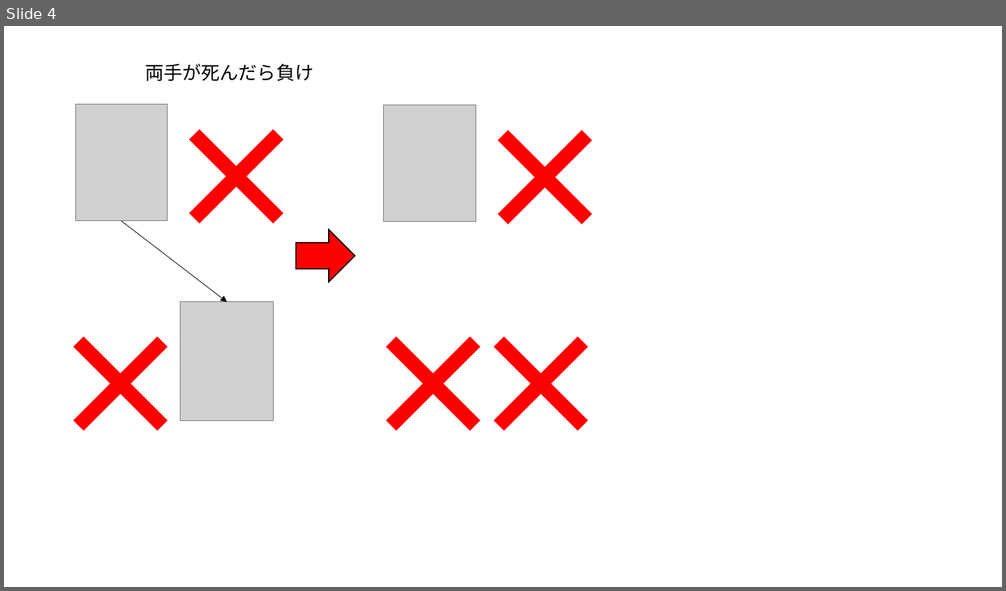
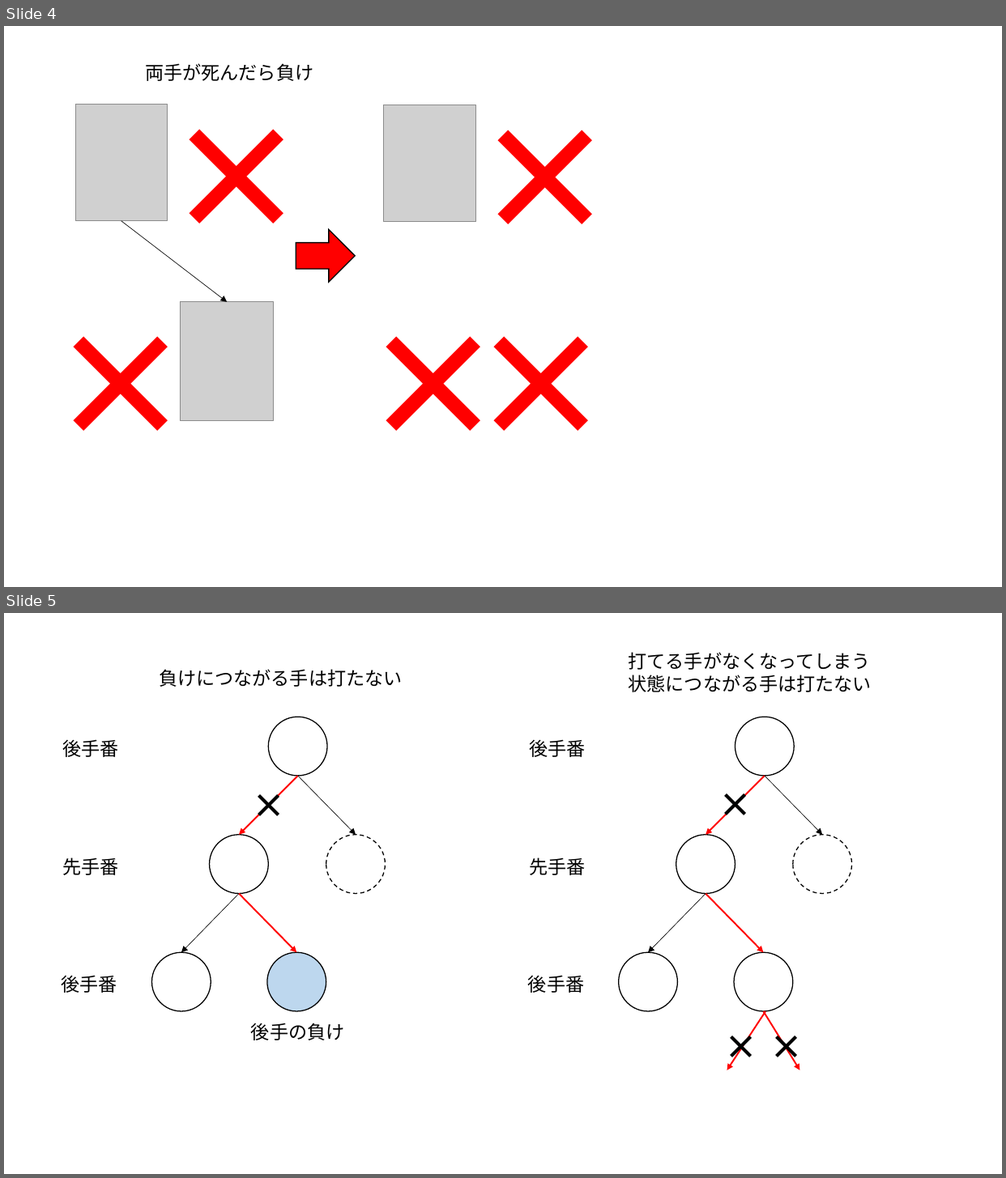
Before and after one commit to kaityo256/waribashi, a slide deck: fig.pptx. Shown one above the other, each under a label of ours: slide 4 before the commit, slides 4 and 5 after it. The pictures are 1006x591 and 1006x1178 pixels, drawn with LibreOffice and Linux fonts; fonts in the diff are those of the drawing; grey boxes stand for pictures. Boxes give left, top, right and bottom in pixels: in the first picture for what was removed or moved away, otherwise in the second. Text is boxed around its words. In the diff, an @@ line names an element or a change of style, - is before the commit and + after.

```diff
--- a/fig.pptx
+++ b/fig.pptx
@@ slide 5 added at [4,613,1002,1174], background #FFFFFF @@
@@ text added at [629,652,872,692], 18 pt, text #000000 @@
+打てる手がなくなってしまう状態につながる手は打たない
@@ text added at [159,669,402,687], 18 pt, text #000000 @@
+負けにつながる手は打たない
@@ ellipse added at [268,717,327,776], fill #FFFFFF, outline #000000 1 pt @@
@@ ellipse added at [735,717,795,776], fill #FFFFFF, outline #000000 1 pt @@
@@ text added at [62,739,118,757], 18 pt, text #000000 @@
+後手番
@@ text added at [529,739,585,757], 18 pt, text #000000 @@
+後手番
@@ arrow added from (298, 776) to (239, 835), #FF0000 1.5 pt @@
@@ text added at [245,781,301,829], 32 pt, text #000000, bold @@
+×
@@ arrow added from (298, 776) to (356, 835), #000000 0.5 pt @@
@@ arrow added from (765, 776) to (705, 835), #FF0000 1.5 pt @@
@@ text added at [711,781,769,828], 32 pt, text #000000, bold @@
+×
@@ arrow added from (765, 776) to (822, 835), #000000 0.5 pt @@
@@ ellipse added at [209,835,268,894], fill #FFFFFF, outline #000000 1 pt @@
@@ ellipse added at [326,835,385,894], fill #FFFFFF, outline #000000 1 pt dashed @@
@@ ellipse added at [676,835,735,894], fill #FFFFFF, outline #000000 1 pt @@
@@ ellipse added at [793,835,852,894], fill #FFFFFF, outline #000000 1 pt dashed @@
@@ text added at [62,858,118,875], 18 pt, text #000000 @@
+先手番
@@ text added at [529,858,585,875], 18 pt, text #000000 @@
+先手番
@@ arrow added from (239, 894) to (181, 953), #000000 0.5 pt @@
@@ arrow added from (239, 894) to (296, 953), #FF0000 1.5 pt @@
@@ arrow added from (705, 894) to (648, 953), #000000 0.5 pt @@
@@ arrow added from (705, 894) to (764, 953), #FF0000 1.5 pt @@
@@ text added at [62,975,117,993], 18 pt, text #000000 @@
+後手番
@@ ellipse added at [152,953,211,1012], fill #FFFFFF, outline #000000 1 pt @@
@@ ellipse added at [267,953,326,1012], fill #BDD7EE, outline #000000 1 pt @@
@@ text added at [528,975,584,993], 18 pt, text #000000 @@
+後手番
@@ ellipse added at [619,953,678,1012], fill #FFFFFF, outline #000000 1 pt @@
@@ ellipse added at [734,953,793,1012], fill #FFFFFF, outline #000000 1 pt @@
@@ text added at [251,1023,344,1041], 18 pt, text #000000 @@
+後手の負け
@@ text added at [718,1023,774,1071], 32 pt, text #000000, bold @@
+×
@@ arrow added from (765, 1012) to (727, 1071), #FF0000 1.5 pt @@
@@ text added at [762,1023,819,1071], 32 pt, text #000000, bold @@
+×
@@ arrow added from (764, 1012) to (799, 1071), #FF0000 1.5 pt @@
```
Also in this commit, not shown: 8 other files.
